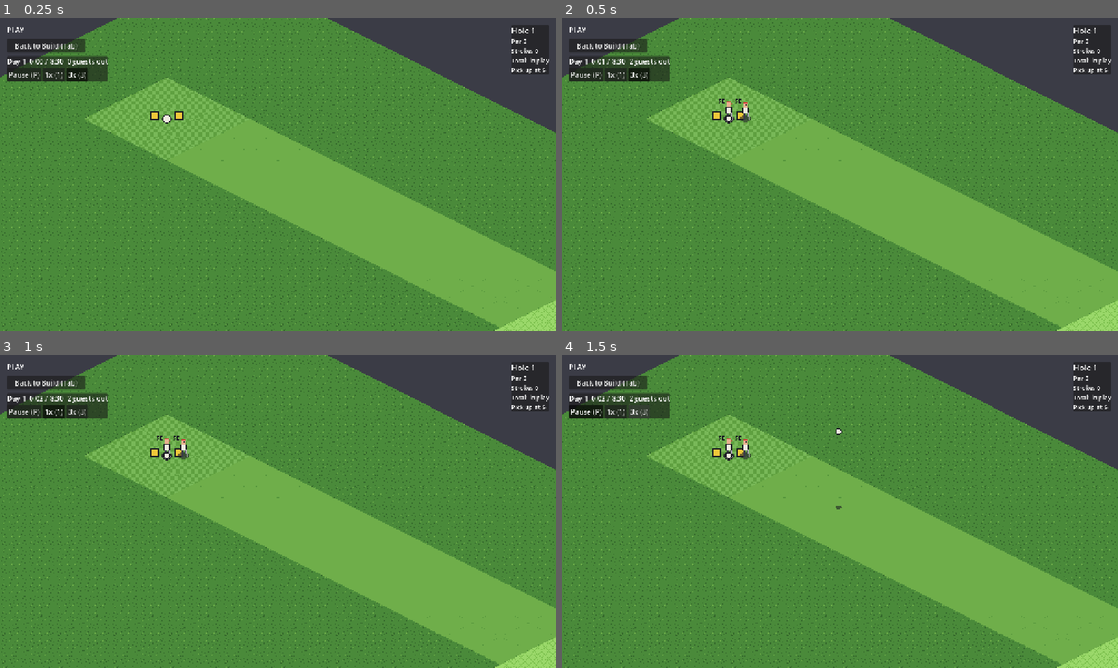
Above: before the commit, frames 1-4 (two rows, left to right).
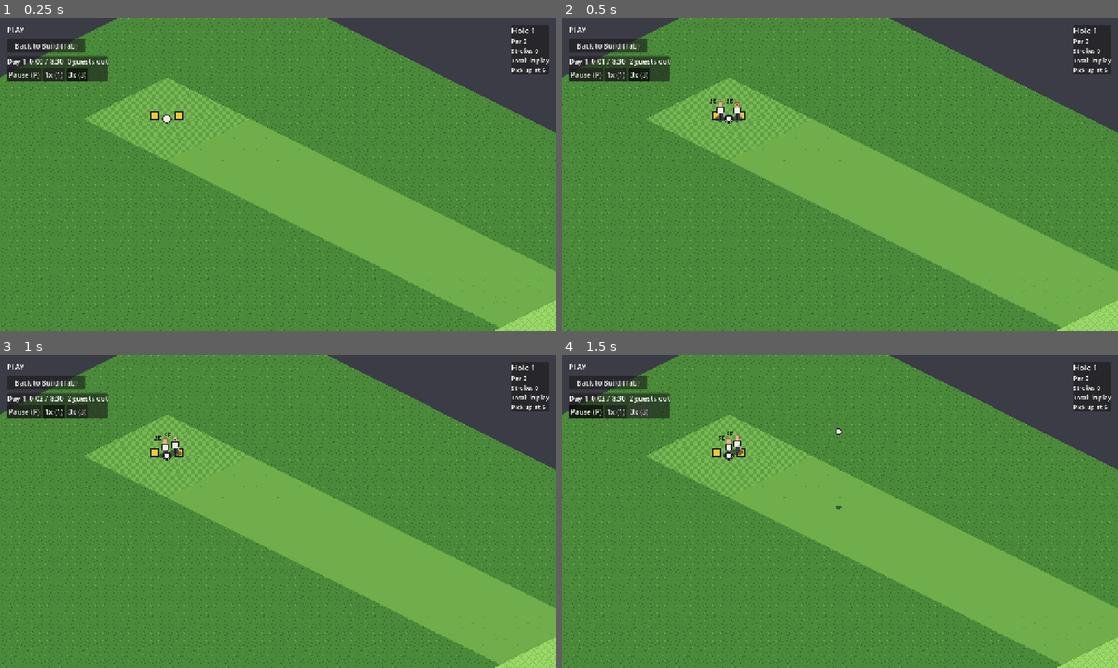
Above: after the commit, the same moments.

Repository: avdrav1/prestwick
Game: Godot game, scene res://tests/fixtures/guest_flight_shot.tscn
Same seed, same stepped clock (60 frames per second), same inputs: the game is played once before the commit and once after it. This scene is started directly instead of the project's main scene.
Inputs:
- Up to frame 1 (0.25 s): no input
- Up to frame 2 (0.5 s): no input
- Up to frame 3 (1 s): click "1x (1)" at 0.5 s
- Up to frame 4 (1.5 s): click "3x (3)" at 1.25 s

Frame 1 is identical in both runs. In frame 2, 0.3% of the frame differs, in the area x 26-34%, y 25-34%; in frame 3, 0.2%; in frame 4, 0.2%.

Commit message:
story: E3-S38 Tidy the guests' handoffs on tee and green
Co-Authored-By: Claude Opus 5.5 <noreply@anthropic.com>

Diff:
--- a/guests/guest.gd
+++ b/guests/guest.gd
@@ -52,6 +52,9 @@
 var waiting_for: Wait = Wait.NONE
 ## Where the guest stands, yards (HeightField coordinates).
 var position: Vector2 = Vector2.ZERO
+## E3-S38: where it stood when the step now running began (GuestBrain._update), so a guest
+## that walks off a green in this second still holds the group behind for it.
+var step_from: Vector2 = Vector2.ZERO
 ## The walk under way (null when standing).
 var walk: GuestWalk
 ## The hole it is playing or about to play (null between holes).
--- a/guests/guest_brain.gd
+++ b/guests/guest_brain.gd
@@ -286,6 +286,8 @@
 	if t >= tuning.day_s:
 		_dusk(t)
 		return
+	for guest: Guest in guests:
+		guest.step_from = guest.position
 	for g: GuestGroup in groups:
 		if g.phase == GuestGroup.Phase.PENDING and g.arrive_s <= t:
 			_arrive(g, t)
@@ -426,6 +428,8 @@
 	if done:
 		g.prev_cup = cup
 		g.has_prev_cup = true
+		g.left_hole = g.hole_number
+		g.left_s = t
 		_move_on(g, t)
 		return
 	var away: Guest = null
@@ -574,6 +578,18 @@
 		if ahead.phase == GuestGroup.Phase.ON_HOLE and _group_in_the_way(ahead, at, rest, cup,
 				tuning.play_clear_yd, radius, false):
 			return Hold.SAME_HOLE
+	# E3-S38: a group that holed out leaves the queue in the step its last guest stands at the
+	# cup; that guest walks off during the second, so a guest of a group gone from this hole
+	# who stood on a green when the second began still holds the stroke.
+	for other: GuestGroup in groups:
+		# It left in this second or the one before (it may already be on its next hole, a tee
+		# within a second's walk, even struck there); later its guests are off the green.
+		if other != g and other.left_hole == g.hole_number and other.left_s >= second - 1:
+			for o: Guest in other.guests:
+				if not o.is_done() \
+						and field.surface_at(o.step_from.x, o.step_from.y) == Surface.Type.GREEN \
+						and in_the_way(o.step_from, at, rest, cup, tuning.play_clear_yd, radius):
+					return Hold.SAME_HOLE
 	if g.cross_held_s >= tuning.cross_hold_max_s:
 		return Hold.CLEAR
 	for other: GuestGroup in groups:
--- a/guests/guest_group.gd
+++ b/guests/guest_group.gd
@@ -28,6 +28,11 @@
 var has_prev_cup: bool = false
 ## The second it teed off `hole_number`.
 var start_s: int = 0
+## E3-S38: the hole it last left by holing out (0: none yet). Its guests still standing on
+## that hole's green hold the group behind (GuestBrain.hold_for), though it left the queue.
+var left_hole: int = 0
+## The second it left `left_hole`.
+var left_s: int = -1
 ## True once anyone in the group has struck a ball on `hole_number`.
 var struck: bool = false
 ## Seconds in a row its next stroke has been held by groups on other holes alone (E3-S22,
--- a/scenes/guest_view.gd
+++ b/scenes/guest_view.gd
@@ -101,6 +101,8 @@
 	var spread: float = 1.0
 	## Where the figure is drawn now, yards (place offset included).
 	var at: Vector2
+	## E3-S38: the step aside it takes now for a groupmate's swing, yards (in `at`; strike_room).
+	var room: Vector2 = Vector2.ZERO
 	## The hole and stroke count last seen, to spot a new stroke.
 	var hole: GuestHole
 	var strokes_seen: int = 0
@@ -166,17 +168,21 @@
 	var stepped := brain.second != _second
 	_second = brain.second
 	var frac := brain.step_fraction()
-	for guest: Guest in brain.guests:
-		if guest.is_done():
-			_drop(guest.id)
-			continue
-		var f: Figure = _figures.get(guest.id)
-		if f == null:
-			f = _add(guest)
-		elif stepped:
-			f.from = f.to
-			f.to = guest.position
-		_update_figure(f, delta, speed, frac)
+	# E3-S38: strikers first, so a partner steps aside (strike_room) by this frame's spread.
+	for striking: bool in [true, false]:
+		for guest: Guest in brain.guests:
+			if (guest.state == Guest.State.PLAYING) != striking:
+				continue
+			if guest.is_done():
+				_drop(guest.id)
+				continue
+			var f: Figure = _figures.get(guest.id)
+			if f == null:
+				f = _add(guest)
+			elif stepped:
+				f.from = f.to
+				f.to = guest.position
+			_update_figure(f, delta, speed, frac)
 
 
 ## Removes every figure.
@@ -260,11 +266,31 @@
 		fresh[g.index] = true
 
 
-## A guest's place in its group as a small sideways step on screen, yards: place 0 on the
-## spot, then right, left, two right (screen x is along +x and -y of the grid).
+## A guest's place in its group as a small sideways step on screen, yards: half a spread left
+## and right of the spot, then one and a half (screen x is along +x and -y of the grid). E3-S38:
+## nobody stands on the spot itself (until E3-S38 place 0 did), where a striker on the tee
+## closes in over its ball.
 func place_offset(place: int) -> Vector2:
-	var m: float = [0.0, 1.0, -1.0, 2.0][place % 4]
+	var m: float = [-0.5, 0.5, -1.5, 1.5][place % 4]
 	return Vector2(1.0, -1.0) * tuning.group_spread_yd * m
+
+
+## E3-S38: the step back, yards, a figure drawn at `at` takes while a groupmate swings beside
+## it: toward the top of the screen (across the group's sideways spread, along which the
+## striker closes in over its ball, so the two never cross), up to `strike_room_yd`, in step
+## with the striker's spread closing and easing back (a groupmate easing back after its swing
+## still counts), and fading out from two `strike_room_yd` away. Smooth both ways, so nobody
+## jumps; on the tee no standing partner is drawn over the striker. Strikers are drawn first
+## each frame (update_view).
+func strike_room(f: Figure, at: Vector2) -> Vector2:
+	var room := 0.0
+	var reach := maxf(2.0 * tuning.strike_room_yd, 0.001)
+	for other: Figure in _figures.values():
+		if other == f or other.guest.group_id != f.guest.group_id or other.spread >= 1.0:
+			continue
+		var near := clampf(1.0 - at.distance_to(other.at) / reach, 0.0, 1.0)
+		room = maxf(room, (1.0 - other.spread) * near)
+	return Vector2(-1.0, -1.0).normalized() * tuning.strike_room_yd * room
 
 
 ## Screen vector (CourseView space, x right, y down) of a step `d` in yards.
@@ -307,6 +333,12 @@
 	else:
 		f.spread = minf(1.0, f.spread + delta * speed / maxf(tuning.spread_ease_s, 0.001))
 	f.at = f.from.lerp(f.to, p) + place_offset(g.place) * f.spread
+	f.room = strike_room(f, f.at)
+	if g.state == Guest.State.PLAYING:
+		# A striker that stood aside for the last stroke steps back to its ball as its own
+		# spread closes, so it neither jumps nor swings off its ball.
+		f.room *= f.spread
+	f.at += f.room
 	var moving := walking and f.from.distance_squared_to(f.to) > 1e-6
 	var d := -1
 	if moving:
--- a/scenes/guest_view_tuning.gd
+++ b/scenes/guest_view_tuning.gd
@@ -11,11 +11,15 @@
 ## Walk frames a real second at 1x, times the sim speed (4-frame stride).
 @export var walk_fps: float = 8.0
 ## Guests of one group stand this far apart, yards, so a group on a tee or a green does not
-## draw as one figure: place 0 at the spot, the others round it (GuestView.place_offset).
+## draw as one figure: round the spot, none on it (GuestView.place_offset, E3-S38).
 @export var group_spread_yd: float = 1.5
 ## After a stroke the group spread eases back in over this many simulated seconds (the
 ## swinging guest stands over its own ball, with no spread).
 @export var spread_ease_s: float = 0.5
+## E3-S38: while a groupmate swings beside them, the others step this far back up the screen,
+## yards, in step with the striker's spread closing (GuestView.strike_room), so no standing
+## partner is drawn over the striker on the tee.
+@export var strike_room_yd: float = 1.5
 ## The figure is never drawn under this share of its native 24 px on screen: at 0.5x zoom
 ## 1.0 draws it at twice its canvas size (art/specs/golfer.md: reads at 0.5x).
 @export var figure_min_screen_scale: float = 1.0
--- a/scenes/guest_view_tuning.tres
+++ b/scenes/guest_view_tuning.tres
@@ -9,5 +9,6 @@
 group_spread_yd = 1.5
 on_screen_margin_px = 32.0
 spread_ease_s = 0.5
+strike_room_yd = 1.5
 figure_min_screen_scale = 1.0
 ball_scale = 0.7
--- a/tests/fixtures/guest_flight_shot.gd
+++ b/tests/fixtures/guest_flight_shot.gd
@@ -9,6 +9,9 @@
 ## E3-S20: with `catch_landing` (guest_flight_shot_landing.tscn) it pauses instead as a tee
 ## shot's drawn ball is about to rest, `landing_ticks` ticks from its end: its guest still
 ## stands on the tee, in its finish, and has not set off after it.
+## E3-S38: with `catch_tee_swing` (guest_flight_shot_tee_swing.tscn) it pauses at the top of a
+## tee shot's swing by a guest whose partners all still stand on the tee, so the picture shows
+## them stepped aside round the striker.
 
 const MAIN_SCENE: PackedScene = preload("res://scenes/main.tscn")
 const GuestCourse := preload("res://tests/fixtures/guest_course.gd")
@@ -16,6 +19,10 @@
 ## E3-S20: pause as the drawn ball lands, not as it first flies.
 @export var catch_landing: bool = false
 @export var landing_ticks: float = 15.0
+## E3-S38: pause mid-swing on a tee with partners beside the striker.
+@export var catch_tee_swing: bool = false
+## The guest days' base seed (GuestSim.start), or below 0 for the course's own.
+@export var day_base_seed: int = -1
 
 var main: Main
 var caught: bool = false
@@ -26,6 +33,8 @@
 	main.course_path = "res://tests/fixtures/flat_20x20.json"
 	add_child(main)
 	main.show_course(GuestCourse.course())
+	if day_base_seed >= 0:
+		main.guest_sim.start(main.course, day_base_seed)
 	main.set_mode(Main.Mode.PLAY)
 	main.swing_panel.visible = false
 	main.set_process(false)
@@ -40,6 +49,14 @@
 	if caught:
 		return
 	for f: GuestView.Figure in main.guest_view.figures().values():
+		if catch_tee_swing:
+			if f.guest.state == Guest.State.PLAYING and f.guest.hole.strokes.size() == 1 \
+					and f.spread <= 0.0 \
+					and _partners_on_tee(f.guest):
+				caught = true
+				main.guest_sim.set_speed(0.0)
+				return
+			continue
 		if catch_landing:
 			if main.guest_view.is_replaying(f) and f.guest.hole.strokes.size() == 1 \
 					and f.replay_head > f.replay_hole.stroke_path().size() - 1 - landing_ticks:
@@ -51,3 +68,14 @@
 			caught = true
 			main.guest_sim.set_speed(0.0)
 			return
+
+
+## E3-S38: every partner of `guest` (a group of three or more) has yet to strike.
+func _partners_on_tee(guest: Guest) -> bool:
+	var g: GuestGroup = main.guest_sim.brain.group_of(guest)
+	if g.size() < 3:
+		return false
+	for o: Guest in g.guests:
+		if o != guest and (o.hole == null or not o.hole.strokes.is_empty()):
+			return false
+	return true
--- /dev/null
+++ b/tests/fixtures/guest_flight_shot_tee_swing.tscn
@@ -0,0 +1,8 @@
+[gd_scene load_steps=2 format=3]
+
+[ext_resource type="Script" path="res://tests/fixtures/guest_flight_shot.gd" id="1_shot"]
+
+[node name="GuestFlightShotTeeSwing" type="Node2D"]
+script = ExtResource("1_shot")
+catch_tee_swing = true
+day_base_seed = 7
--- a/tests/test_guest_brain.gd
+++ b/tests/test_guest_brain.gd
@@ -407,6 +407,65 @@
 	assert_gt(behind, 0, "the group behind played with a group ahead still on the hole")
 	assert_gt(held, 0, "and was held for it on the hole")
 	assert_eq(close, 0, "no ball of it rested within %.0f yd of a guest ahead" % PLAY_CLEAR_TEST_YD)
+
+
+## E3-S38: the group behind holds until the last guest of the group ahead has left the green.
+## A group that holes out leaves its hole's queue in the step its last guest stands at the cup;
+## that guest walks off during the second, so no stroke onto the green may be struck in a
+## second that starts with a guest of another group standing on it.
+func test_no_stroke_onto_a_green_while_a_guest_still_stands_at_its_cup() -> void:
+	var onto := 0
+	var bad: Array[String] = []
+	for c: CourseData in [ReactionHoles.fair_par4(), GuestCourse.course()]:
+		for day_seed: int in [1, 2, 3]:
+			var brain := GuestBrain.new(c, day_seed, tuning, model)
+			var field := brain.field
+			# {guest id: [second struck, cup, guests of other groups on its green then]}
+			var pending := {}
+			while not brain.day_over:
+				var stood := {}
+				var strokes := {}
+				for g: Guest in brain.guests:
+					if not g.is_done():
+						stood[g.id] = [g.position, g.group_id]
+					strokes[g.id] = g.hole.strokes.size() if g.hole != null else 0
+				brain.step()
+				for g: Guest in brain.guests:
+					if g.hole == null:
+						pending.erase(g.id)
+						continue
+					if g.hole.strokes.size() > int(strokes.get(g.id, 0)):
+						var cup := field.tile_center(g.hole.hole.cup)
+						var on_green := PackedStringArray()
+						for id: int in stood:
+							var at: Vector2 = stood[id][0]
+							# A guest that went home this second is no longer drawn (GuestView).
+							if _guest_by_id(brain, id).is_done():
+								continue
+							if int(stood[id][1]) != g.group_id and at.distance_to(cup) < 30.0 \
+									and field.surface_at(at.x, at.y) == Surface.Type.GREEN:
+								on_green.append("guest %d at %s" % [id, at])
+						pending[g.id] = [brain.second - 1, cup, on_green]
+					elif pending.has(g.id) and g.hole.state != GuestHole.State.FLYING:
+						var p: Array = pending[g.id]
+						pending.erase(g.id)
+						var rest := Vector2(g.hole.ball_at.x, g.hole.ball_at.y)
+						if field.surface_at(rest.x, rest.y) != Surface.Type.GREEN \
+								or rest.distance_to(p[1]) > 30.0:
+							continue
+						onto += 1
+						if not (p[2] as PackedStringArray).is_empty():
+							bad.append("day %d s %d: guest %d onto the green with %s" % [day_seed,
+									p[0], g.id, ", ".join(p[2])])
+	assert_gt(onto, 50, "strokes came down on greens")
+	assert_eq(bad, [] as Array[String], "no stroke onto a green another group still stands on")
+
+
+func _guest_by_id(brain: GuestBrain, id: int) -> Guest:
+	for g: Guest in brain.guests:
+		if g.id == id:
+			return g
+	return null
 
 
 ## E3-S22: a guest holds for a group on a crossing hole in its landing area. On
--- a/tests/test_guest_view.gd
+++ b/tests/test_guest_view.gd
@@ -229,6 +229,58 @@
 				return true
 		return false
 	assert_true(_run(sim, view, eased), "the group spread comes back")
+
+
+## E3-S38: a striker closes its group spread to stand over its ball, which on the tee is the
+## spot its place-0 partner stood on until E3-S38; now nobody stands on the spot and the
+## partners step back while it swings, so no standing figure of its group is drawn on the
+## striker's spot (within SAME_SPOT_YD) while it strikes from the tee, nor does a step back jump.
+const SAME_SPOT_YD: float = 0.5
+
+
+func test_no_two_figures_of_one_group_on_one_spot_while_one_strikes() -> void:
+	var sim := _sim(GuestCourse.course(), 7)
+	var view := _view(sim, Rect2(-1e5, -1e5, 2e5, 2e5))
+	var seen := {"frames": 0, "tee": 0, "closest": INF, "prev": {}, "jump": 0.0}
+	var check := func() -> bool:
+		var by_group := {}
+		for f: GuestView.Figure in view.figures().values():
+			if not by_group.has(f.guest.group_id):
+				by_group[f.guest.group_id] = []
+			(by_group[f.guest.group_id] as Array).append(f)
+		var prev: Dictionary = seen.prev
+		for figs: Array in by_group.values():
+			var striker: GuestView.Figure = null
+			for f: GuestView.Figure in figs:
+				if f.guest.state == Guest.State.PLAYING:
+					striker = f
+			if striker == null or figs.size() < 2:
+				continue
+			seen.frames += 1
+			if striker.guest.hole.strokes.size() != 1:
+				continue  # off the tee partners stand at their own balls, wherever they lie
+			seen.tee += 1
+			for b: GuestView.Figure in figs:
+				# A partner walking off after its own tee shot is not standing on the tee.
+				if b == striker or b.anim == GolferArt.Anim.WALK:
+					continue
+				var d := striker.at.distance_to(b.at)
+				seen.closest = minf(seen.closest, d)
+				assert_gt(d, SAME_SPOT_YD, "guest %d of group %d drawn %.2f yd from %d striking on the tee"
+						% [b.guest.id, b.guest.group_id, d, striker.guest.id])
+			for f: GuestView.Figure in figs:
+				# A partner's step back grows and goes smoothly (walkers move anyway).
+				if f != striker and f.anim != GolferArt.Anim.WALK and prev.has(f.guest.id):
+					seen.jump = maxf(seen.jump, f.room.distance_to(prev[f.guest.id]))
+		for f: GuestView.Figure in view.figures().values():
+			prev[f.guest.id] = f.room
+		return false
+	_run(sim, view, check, 60 * 150)
+	assert_gt(seen.tee, 30, "many frames of a tee shot with partners on the tee")
+	var walk_step := view.guest_tuning.walk_yd_per_s * FRAME + 0.01
+	assert_lt(seen.jump, walk_step, "a standing partner steps aside no faster than a walk")
+	gut.p("%d frames with a striker in a group, %d on the tee; closest partner to the striker %.2f yd; a standing partner moved at most %.2f yd a frame"
+			% [seen.frames, seen.tee, seen.closest, seen.jump])
 
 
 # --- swing, flight and walk in sync (E3-S20) ---
Binary file added: docs/decisions/e3-s38-tee-swing.png
Not shown, changed: docs/BACKLOG.md
Not shown, changed: docs/design.md
